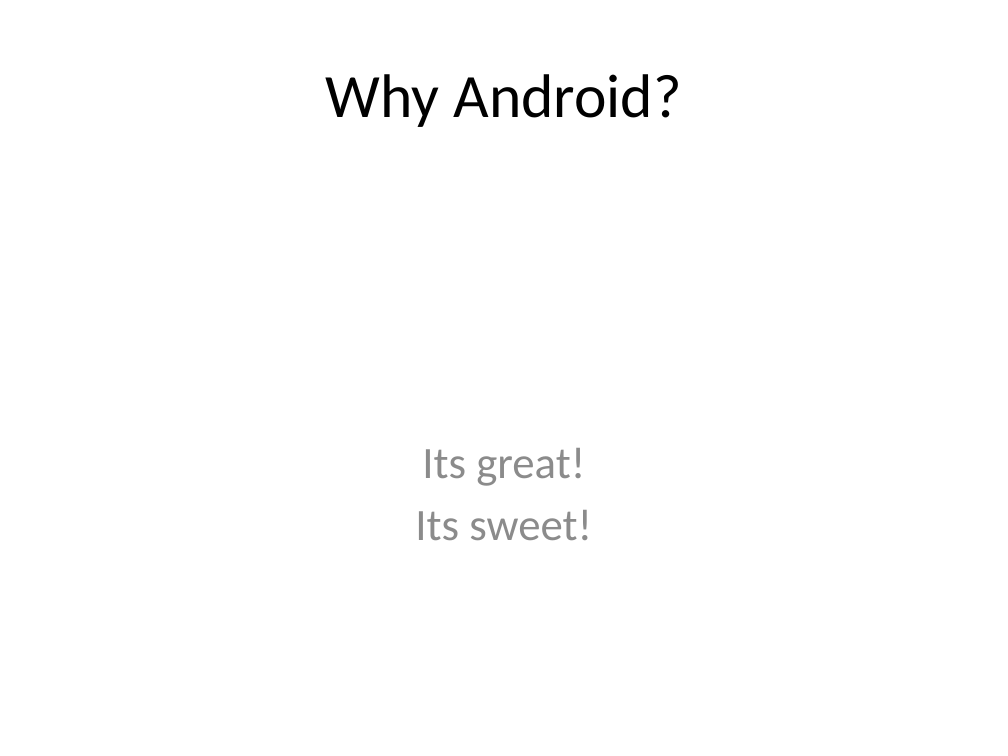
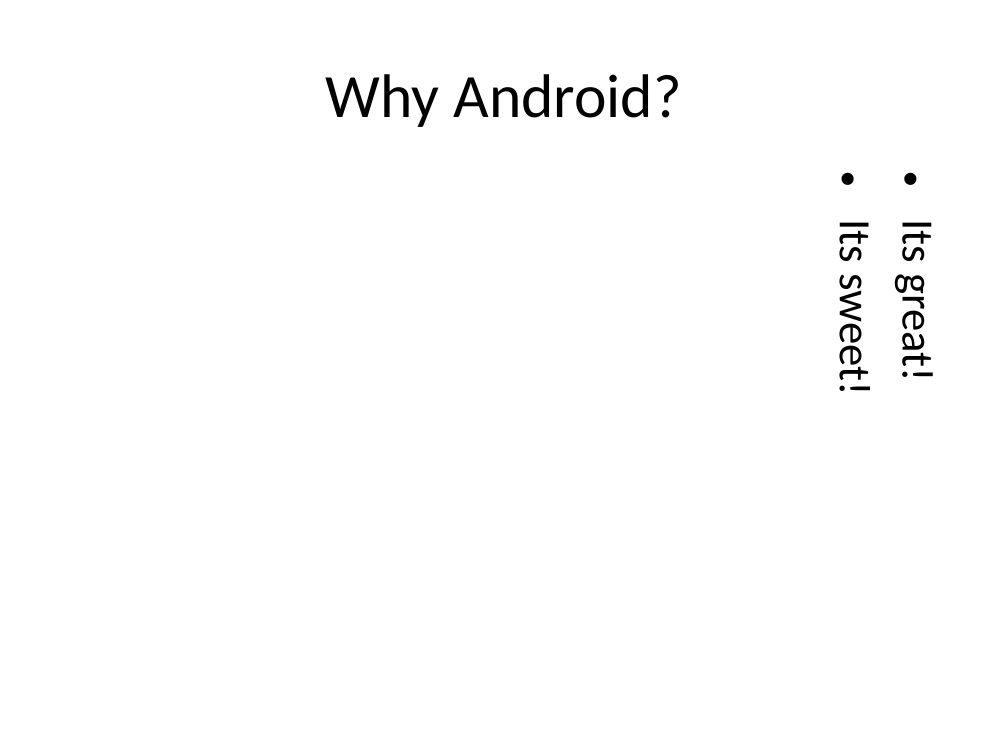
Before and after one commit to pythonicrubyist/powerpoint, a slide deck: slide 10 of samples/pptx/sample.pptx. Drawn at 1008x756 pixels with LibreOffice and Linux fonts; fonts in the diff are those of the drawing. Boxes give left, top, right and bottom in pixels: in the first picture for what was removed or moved away, otherwise in the second. Text is boxed around its words. In the diff, an @@ line names an element or a change of style, - is before the commit and + after.

```diff
--- a/samples/pptx/sample.pptx
+++ b/samples/pptx/sample.pptx
@@ text "Its great!": place and size @@
-text "Its great!" at <box>415,448,592,540</box>
+text "Its great!" at <box>828,223,946,391</box>
@@ text "Its great!" at <box>828,223,946,391</box>: text colour #8C8C8C to #000000; alignment centre to left; bullet none to • @@
```
Also in this commit, not shown: 6 other slides changed, 1 slide added, 6 other files.
